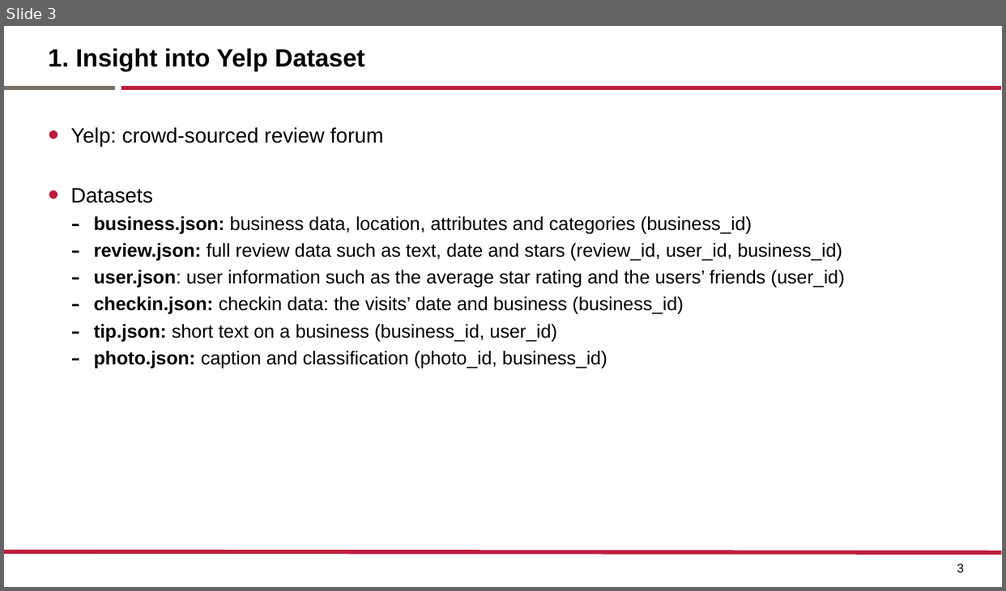
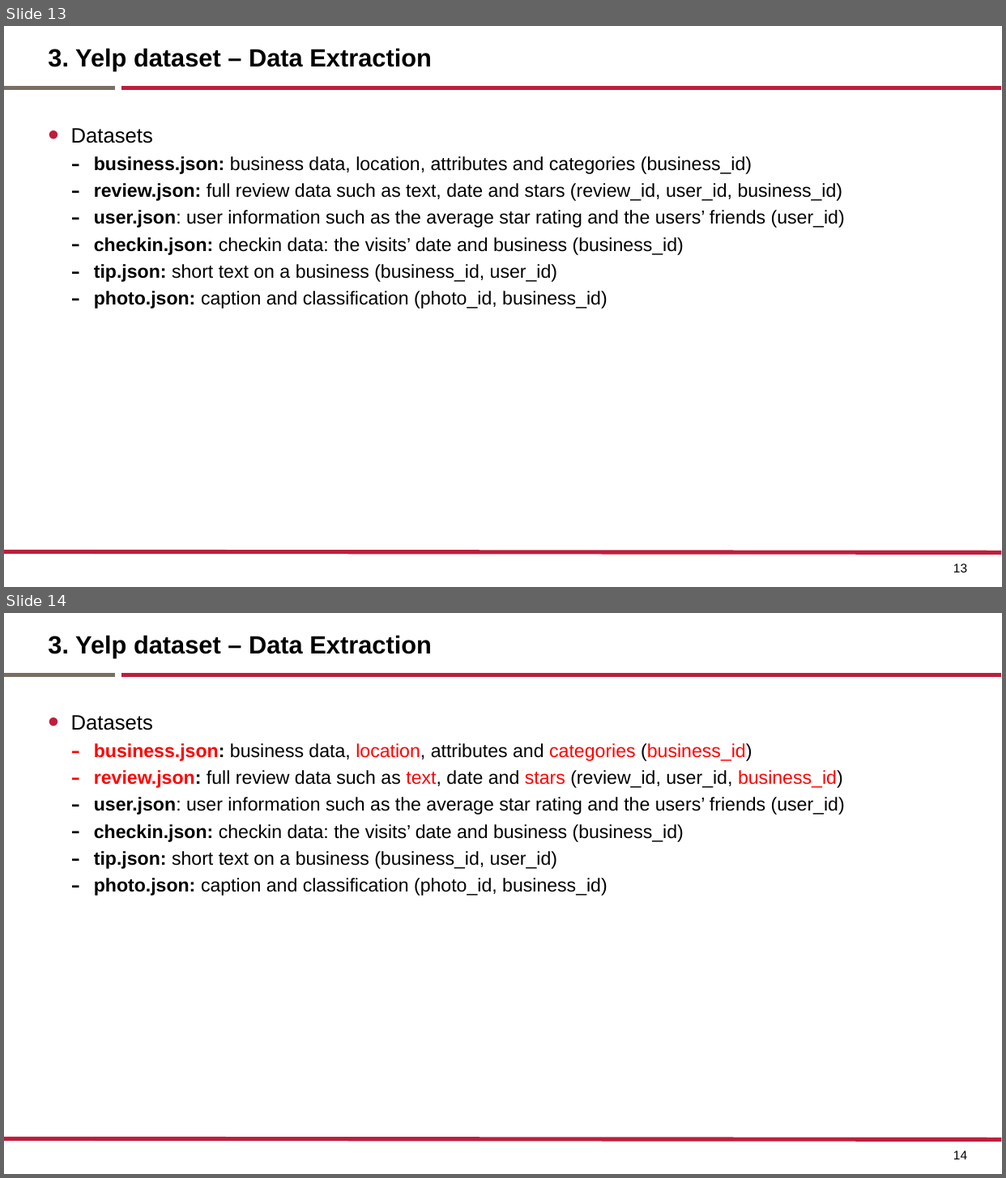
Before and after one commit to elviraPupka-Lipinski/Yelp_Analyzer, a slide deck: Presentation.pptx. Shown one above the other, each under a label of ours: slide 3 before the commit, slides 13 and 14 after it. The pictures are 1006x591 and 1006x1178 pixels, drawn with LibreOffice and Linux fonts; fonts in the diff are those of the drawing. Boxes give left, top, right and bottom in pixels: in the first picture for what was removed or moved away, otherwise in the second. Text is boxed around its words. In the diff, an @@ line names an element or a change of style, - is before the commit and + after.

```diff
--- a/Presentation.pptx
+++ b/Presentation.pptx
@@ slide 14 added at <box>4,613,1002,1174</box>, background #FFFFFF; not listed: 3 template elements that a slide beside it also shows @@
@@ title added at <box>48,635,432,658</box>, 24 pt, text #000000, bold @@
+3. Yelp dataset – Data Extraction
@@ text added at <box>71,715,845,896</box>, 18 pt, text #000000 @@
+• Datasets
+  – business.json: business data, location, attributes and categories (business_id)
+  – review.json: full review data such as text, date and stars (review_id, user_id, business_id)
+  – user.json: user information such as the average star rating and the users’ friends (user_id)
+  – checkin.json: checkin data: the visits’ date and business (business_id)
+  – tip.json: short text on a business (business_id, user_id)
+  – photo.json: caption and classification (photo_id, business_id)
@@ page number added at <box>953,1151,967,1160</box>, 12 pt, text #000000 @@
+14
@@ what was slide 3 is now slide 13 @@
@@ slide 13 changed as well @@
@@ title at <box>48,48,432,71</box>: text changed @@
-1. Insight into Yelp Dataset
+3. Yelp dataset – Data Extraction
@@ text at <box>71,127,384,148</box>: paragraph removed @@
-• Yelp: crowd-sourced review forum
@@ page number at <box>953,564,967,573</box>: text changed @@
-3
+13
```
Also in this commit, not shown: 7 other slides changed, 29 other slides added, 4 slides removed, 4 other files.
